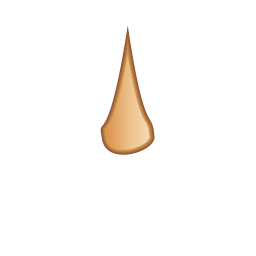
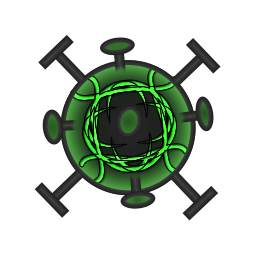
Layered file, before and after one edit (w=256, h=256). Changes by layer:
hid group "spikes" (1 layers) over [100, 26, 155, 155]
added group "bomb" with 29 layers above "Gas" over [34, 35, 221, 221]
added layer "Shape 4 copy" in group "bomb" over [186, 38, 221, 74]
added layer "Shape 3 copy" in group "bomb" over [169, 53, 206, 89]
added layer "Shape 4 copy 3" in group "bomb" over [38, 35, 74, 70]
added layer "Shape 3 copy 3" in group "bomb" over [53, 50, 88, 86]
added layer "Shape 4 copy 2" in group "bomb" over [34, 182, 70, 218]
added layer "Shape 3 copy 2" in group "bomb" over [50, 168, 86, 203]
added layer "Ellipse 4" in group "bomb" over [115, 105, 143, 139]
added layer "Ellipse 3 copy 3" in group "bomb" over [100, 37, 135, 56]
added layer "Shape 5 copy 3" in group "bomb" over [113, 49, 126, 74]
added layer "Ellipse 3 copy 2" in group "bomb" over [120, 191, 156, 209]
added layer "Shape 5 copy 2" in group "bomb" over [129, 172, 142, 198]
added layer "Ellipse 3 copy" in group "bomb" over [195, 96, 214, 132]
added layer "Ellipse 3" in group "bomb" over [42, 109, 64, 145]
added layer "Shape 4" in group "bomb" over [182, 186, 218, 221]
added layer "Shape 3" in group "bomb" over [168, 170, 203, 206]
added layer "Ellipse 2 copy 3" in group "bomb" over [65, 65, 191, 191]
added layer "Ellipse 2 copy 2" in group "bomb" over [65, 65, 191, 191]
added layer "Ellipse 2 copy" in group "bomb" over [60, 60, 196, 196]
added layer "Shape 6 copy 10" (color dodge) in group "bomb" over [79, 75, 178, 173]
added layer "Shape 6 copy 9" (color dodge) in group "bomb" over [71, 67, 187, 183]
added layer "Shape 6 copy 7" (color dodge) in group "bomb" over [71, 67, 187, 183]
added layer "Ellipse 2" in group "bomb" over [60, 60, 196, 196]
…and 2 more changes (2 added)
